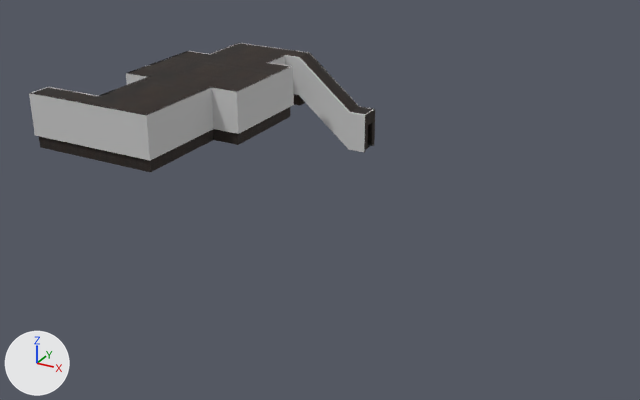
Before and after pictures for a commit that changed the FBX model cookies/Assets/3D_Assets/Sewer/Models/lower_sewer.FBX.
Rendered twice from a 50 mm lens placed at (35.5, -47.9, 19.0), pointed at (8.4, 1.5, -5.7). Lighting does not change. The marker at lower left points along +X, +Y and +Z. Objects named as collision shapes, trigger or cutter boxes, shadow casters or lower levels of detail are left out. Where no turn or scale is listed for an object, it has been applied to the vertices. Vertices at the same position are counted once.

Objects in the first picture: 'lower_sewer'.
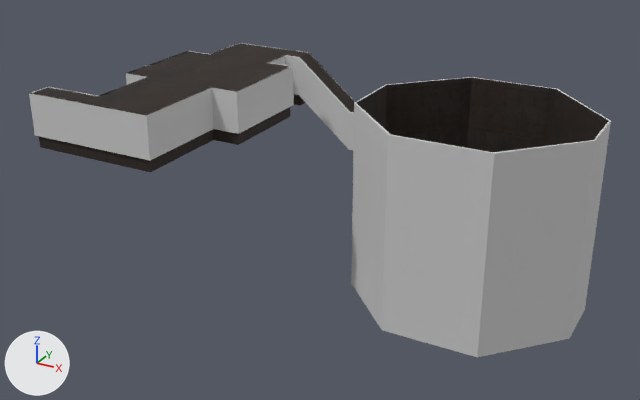
Boxes (x1, y1, x2, y2) around the edits, measured in the pictures (640 x 400 px):
'lower_sewer', reshaped (68% wider, 142% taller): before (29, 43, 375, 172); after (29, 43, 611, 357)
part 1 of me_mesh, built on: before (363, 109, 375, 152); after (351, 77, 611, 357)
part 2 of me_mesh, surface changed: before (368, 111, 373, 145); after (368, 111, 373, 118)

What the commit changed:
me_mesh is used by ob_lower_sewer; location (0.0, 0.0, 0.0).
me_mesh had 372 vertices, 262 faces and spanned x -6.3..9.5, y -9.7..7.7, z -3.5..2.8.
me_mesh now has 467 vertices, 343 faces and spans x -6.3..25.7, y -9.7..14.6, z -13.5..2.8.
Part 1, on me_mesh:
4 vertices are removed from x 9.4..9.5, y 6.2..7.5, z -3.3.
17 faces are deleted.
48 vertices are added at x 9.4..25.7, y -0.3..14.4, z -13.5..0.6.
12 new vertices lie (0.0, 0.0, 1.3) away from vertices in x 9.4..9.5, y 6.0..7.7, z -0.7.
8 new vertices lie (0.0, 0.0, -10.0) away from vertices in x 9.4..9.5, y 6.0..7.7, z -3.5.
8 new vertices lie (0.0, 1.9, 0.0) away from vertices in x 9.4..9.5, y 7.7, z -13.5..0.6.
8 new vertices lie (4.8, -4.8, 0.0) away from vertices in x 9.4..9.5, y 4.5..4.6, z -13.5..0.6.
5 new vertices lie (0.0, 4.3, 0.0) away from vertices in x 25.7, y 4.8, z -13.5..0.6.
5 new vertices lie (-5.0, 5.5, 0.0) away from vertices in x 25.7, y 9.1, z -13.5..0.6.
5 new vertices lie (-6.5, 0.0, 0.0) away from vertices in x 20.7, y 14.6, z -13.5..0.6.
46 new faces join them, mat_material__2081 (picture img_texture_sewer_wall_jpg).
7 new faces join them, mat_material__2220 (light grey #cacaca).
5 new faces join them, mat_material__2221 (light grey #cacaca).
7 new faces join them, mat_material__2222 (light grey #cacaca).
32 new faces join them, mat_material__2219 (light grey #cacaca).
1 new face joins them, mat_material__2030 (picture img_texture_sewer_water_jpg).
me_mesh part 2: 3 kept faces spanning x 9.4..9.5, y 6.5..7.2, z -3.3..-0.7 get new texture (UV) coordinates.
me_mesh now uses material mat_material__2030 (picture img_texture_sewer_water_jpg).
